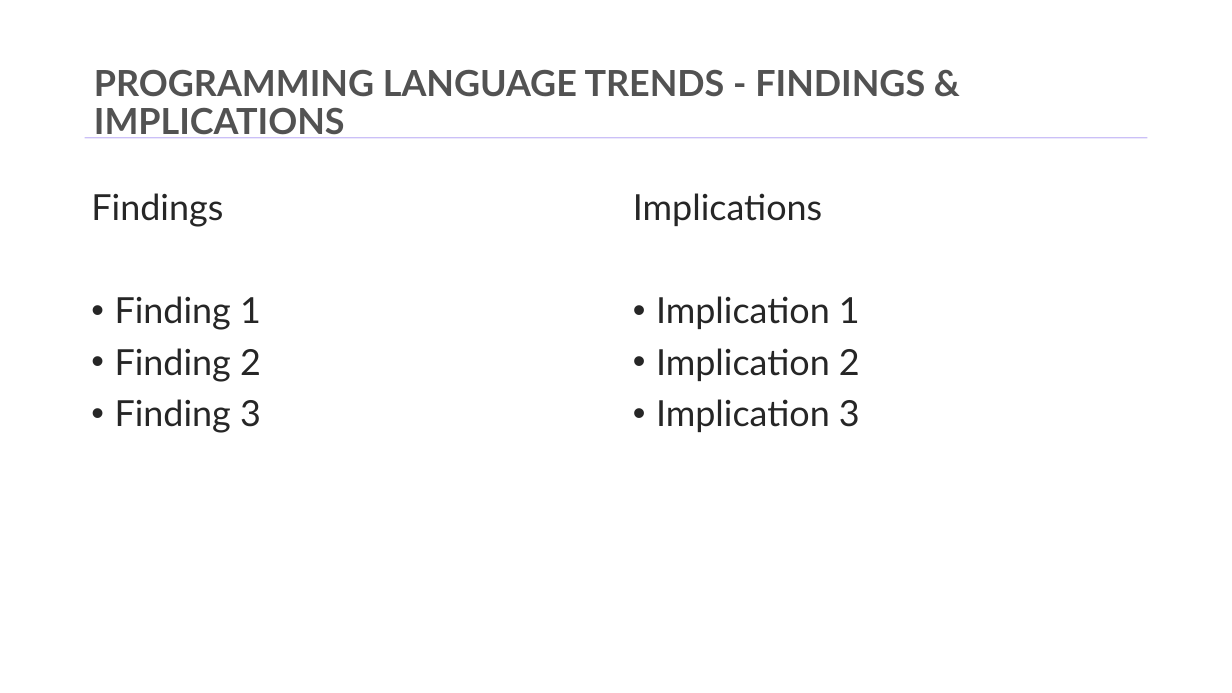
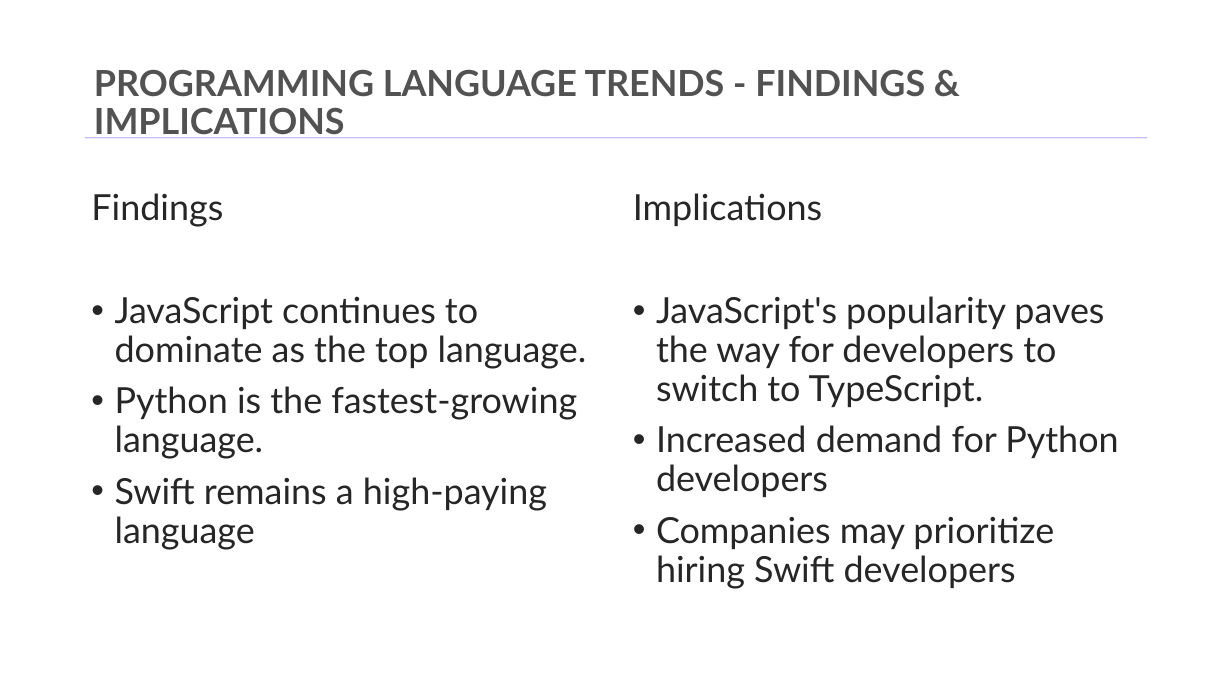
Before and after one commit to Hasan082/Data-Analysis, a slide deck: slide 7 of Capstone_project/Capstone_Project_Md_hasanuzzaman.pptx. Drawn at 1232x693 pixels with LibreOffice and Linux fonts; fonts in the diff are those of the drawing; background and template pictures are left out. Boxes give left, top, right and bottom in pixels: in the first picture for what was removed or moved away, otherwise in the second. Text is boxed around its words. In the diff, an @@ line names an element or a change of style, - is before the commit and + after.

```diff
--- a/Capstone_project/Capstone_Project_Md_hasanuzzaman.pptx
+++ b/Capstone_project/Capstone_Project_Md_hasanuzzaman.pptx
@@ text at bbox=[115, 296, 587, 550]: text changed @@
-• Finding 1
-• Finding 2
-• Finding 3
+• JavaScript continues to dominate as the top language.
+• Python is the fastest-growing language.
+• Swift remains a high-paying language
@@ text at bbox=[656, 296, 1118, 589]: text changed @@
-• Implication 1
-• Implication 2
-• Implication 3
+• JavaScript's popularity paves the way for developers to switch to TypeScript.
+• Increased demand for Python developers
+• Companies may prioritize hiring Swift developers
```
Also in this commit, not shown: 6 other slides changed, 2 other files.
